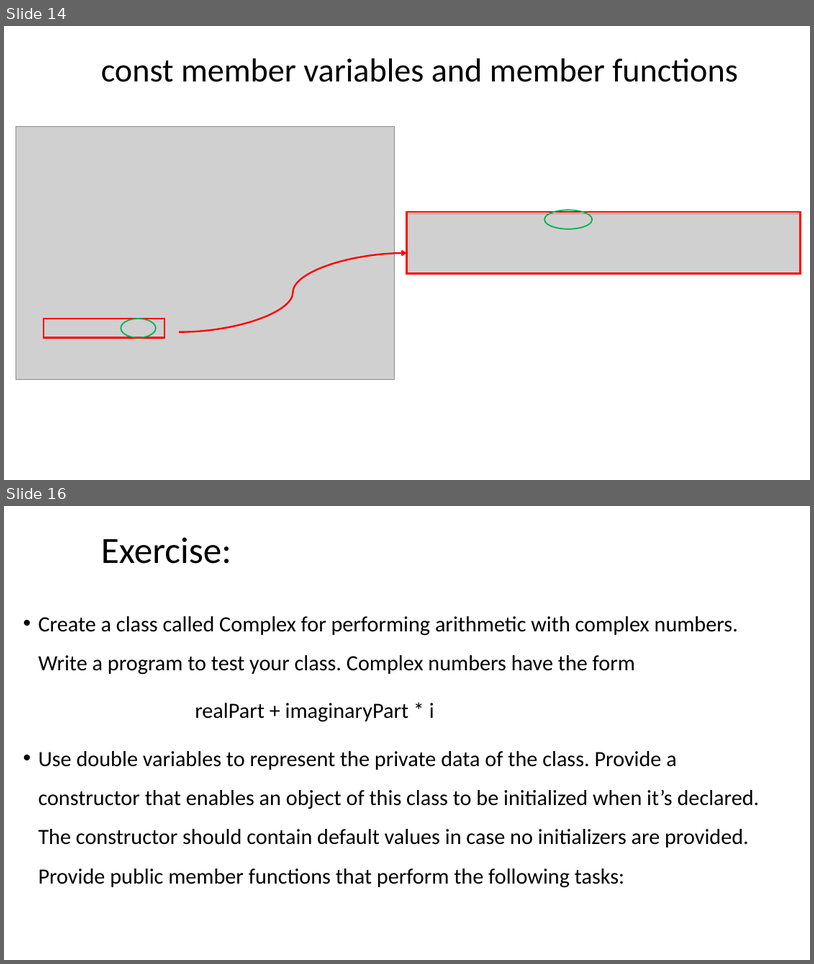
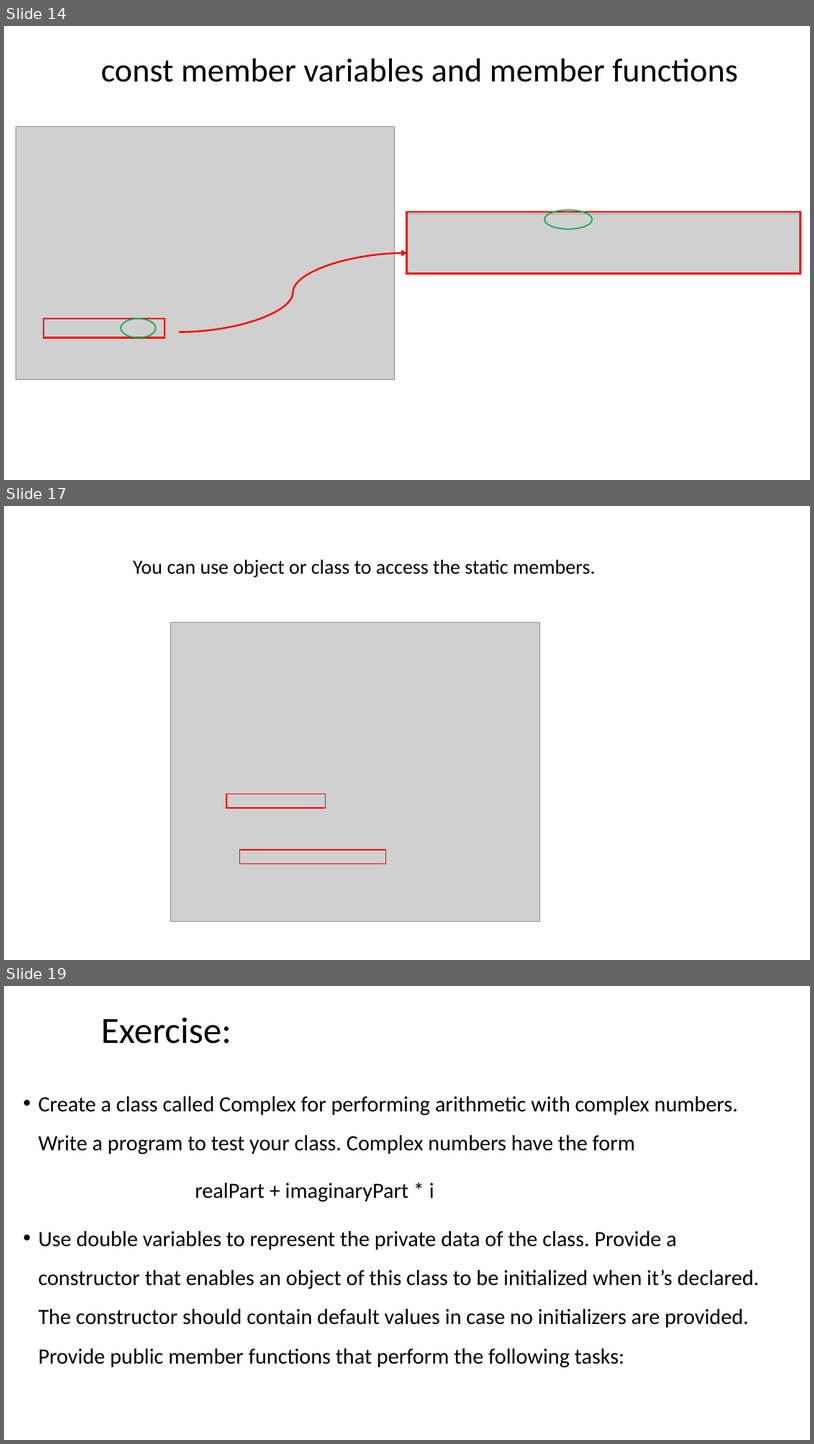
Before and after one commit to dayekuaipao/CPPLearning, a slide deck: week09/Lab09.pptx. Shown one above the other, each under a label of ours: slides 14 and 16 before the commit, slides 14, 17 and 19 after it; the slides between them are not shown. The pictures are 814x964 and 814x1444 pixels, drawn with LibreOffice and Linux fonts; fonts in the diff are those of the drawing; grey boxes stand for pictures; background and template pictures are left out. Boxes give left, top, right and bottom in pixels: in the first picture for what was removed or moved away, otherwise in the second. Text is boxed around its words. In the diff, an @@ line names an element or a change of style, - is before the commit and + after.

```diff
--- a/week09/Lab09.pptx
+++ b/week09/Lab09.pptx
@@ slide 17 added at (x1=4, y1=506, x2=810, y2=960), background #FFFFFF @@
@@ text added at (x1=133, y1=559, x2=596, y2=577), 24 pt, text #000000 @@
+You can use object or class to access the static members.
@@ picture added at (x1=171, y1=623, x2=540, y2=921) @@
@@ rectangle added at (x1=226, y1=794, x2=325, y2=808), outline #FF0000 1.5 pt @@
@@ rectangle added at (x1=240, y1=849, x2=386, y2=864), outline #FF0000 1.5 pt @@
@@ what was slide 16 is now slide 19 @@
```
Also in this commit, not shown: 4 slides changed, 2 other slides added.
